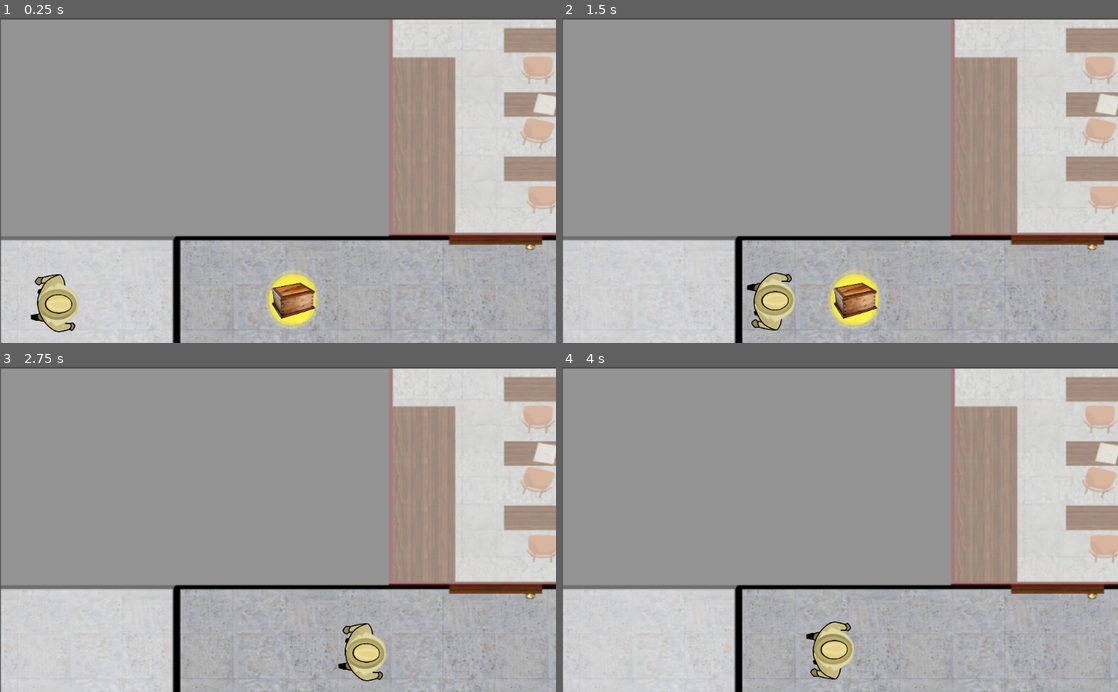
Above: before the commit, frames 1-4 (two rows, left to right).
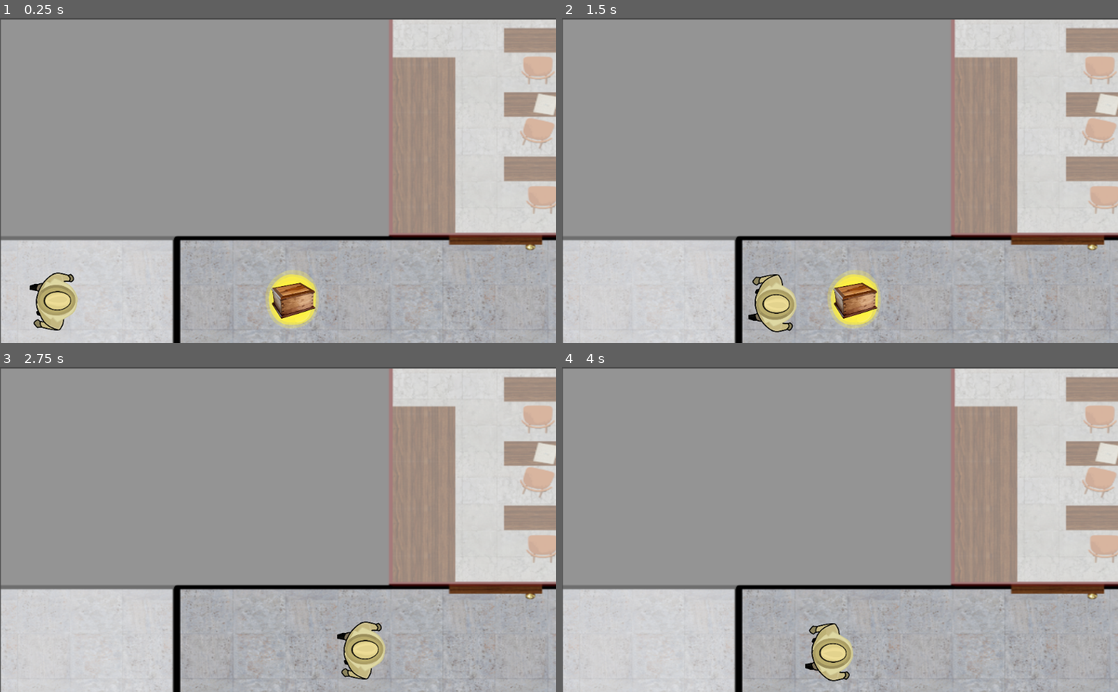
Above: after the commit, the same moments.

Repository: CSDTs/Darwin-Game
Game: Godot game, scene res://Level1.tscn
Two runs of this game, one before a commit and one after it. Both use one fixed random seed, a clock stepped at 60 frames per second and the inputs below. This scene is started directly instead of the project's main scene.
Inputs (mouse positions are in pixels of both pictures, inside the frame that each line leads up to):
- Up to frame 1 (0.25 s): no input
- Up to frame 2 (1.5 s): move the mouse to (962, 164) at 0.52 s; hold D (right) 0.53-1.25 s; click (962, 164) at 0.67 s; drag from (728, 196) to (856, 304) at 1.27 s
- Up to frame 3 (2.75 s): move the mouse to (333, 458) at 2.02 s; hold D (right) from 2.03 s (still down)
- Up to frame 4 (4 s): release D (right) at 2.75 s; drag from (812, 594) to (673, 480) at 2.77 s; tap Enter at 3.5 s; move the mouse to (1006, 578) at 3.52 s; hold A (left) from 3.53 s (still down)

The runs differ from the first frame. In frame 1, 0.8% of the frame differs, in the area x 5-15%, y 78-97%; in frame 2, 0.8%; in frame 3, 0.8%; in frame 4, 0.8%.

Commit message:
Updates with walking, collisions, and level environments

Diff:
--- a/Assets/Icons and things/glow/glow.gd
+++ b/Assets/Icons and things/glow/glow.gd
@@ -15,15 +15,18 @@
 
 
 
-func _on_Player_hit():
-	hide()
-	itemsl1.visible = true # Replace with function body.
+func _on_glow_body_entered(body):
+	if body.name == "Player":
+		hide()
+		itemsl1.visible = true # Replace with function body.
 
-func _on_Player_hitl22():
-	hide()
+func _on_box2_body_entered(body):
+	if body.name == "Player":
+		hide()
 	#itemsl2.visible = true
 
 
-func _on_Player_hitl2():
-	hide()
-	itemsl2.visible = true  # Replace with function body.
+func _on_box1_body_entered(body):
+	if body.name == "Player":
+		hide()
+	#itemsl2.visible = true  # Replace with function body.
--- a/Globals.gd
+++ b/Globals.gd
@@ -13,5 +13,5 @@
 func load_new_scene(new_scene_path):
 	get_tree().change_scene(new_scene_path)
 # Called every frame. 'delta' is the elapsed time since the previous frame.
-#func _process(delta):
+
 #	pass
--- a/Level1.tscn
+++ b/Level1.tscn
@@ -1,14 +1,17 @@
-[gd_scene load_steps=7 format=2]
+[gd_scene load_steps=10 format=2]
 
 [ext_resource path="res://Player/Player.tscn" type="PackedScene" id=1]
 [ext_resource path="res://Assets/Backgrounds/hallway_background-04.png" type="Texture" id=2]
 [ext_resource path="res://Assets/Icons and things/glow/glow.tscn" type="PackedScene" id=3]
 [ext_resource path="res://Assets/Icons and things/glow/glow.gd" type="Script" id=4]
+[ext_resource path="res://Assets/Icons and things/portrait.png" type="Texture" id=5]
+[ext_resource path="res://Assets/Icons and things/bone (1).png" type="Texture" id=6]
+[ext_resource path="res://Assets/Icons and things/rock.png" type="Texture" id=7]
 
-[sub_resource type="RectangleShape2D" id=1]
-extents = Vector2( 42.2601, 10 )
+[sub_resource type="RectangleShape2D" id=2]
+extents = Vector2( 487.139, 10 )
 
-[sub_resource type="StyleBoxFlat" id=2]
+[sub_resource type="StyleBoxFlat" id=1]
 bg_color = Color( 0.6, 0.6, 0.521569, 1 )
 
 [node name="Node2D" type="Node2D"]
@@ -18,11 +21,19 @@
 scale = Vector2( 1.99305, 1.50783 )
 texture = ExtResource( 2 )
 
-[node name="Area2D" type="Area2D" parent="hallway_background-04"]
+[node name="StaticBody2D" type="StaticBody2D" parent="hallway_background-04"]
+position = Vector2( -483.762, -361.765 )
+scale = Vector2( 0.501744, 0.663205 )
 
-[node name="CollisionShape2D" type="CollisionShape2D" parent="hallway_background-04/Area2D"]
-position = Vector2( -192.828, 72.1628 )
-shape = SubResource( 1 )
+[node name="CollisionShape2D" type="CollisionShape2D" parent="hallway_background-04/StaticBody2D"]
+position = Vector2( 959.749, 667.759 )
+scale = Vector2( 1.99305, 1.50783 )
+shape = SubResource( 2 )
+
+[node name="CollisionShape2D2" type="CollisionShape2D" parent="hallway_background-04/StaticBody2D"]
+position = Vector2( 959.749, 410.759 )
+scale = Vector2( 1.99305, 1.50783 )
+shape = SubResource( 2 )
 
 [node name="Player" parent="." instance=ExtResource( 1 )]
 position = Vector2( 104.857, 524.973 )
@@ -36,13 +47,27 @@
 
 [node name="Items_Level1" type="Panel" parent="glow"]
 visible = false
-margin_left = -469.804
-margin_top = -966.217
-margin_right = 3304.2
-margin_bottom = 1211.78
-custom_styles/panel = SubResource( 2 )
+margin_left = -1548.0
+margin_top = -1566.0
+margin_right = 4309.0
+margin_bottom = 1581.0
+custom_styles/panel = SubResource( 1 )
 __meta__ = {
 "_edit_use_anchors_": false
 }
-[connection signal="hit" from="Player" to="glow" method="_on_Player_hit"]
-[connection signal="body_entered" from="glow" to="Player" method="_on_glow_body_entered"]
+
+[node name="Sprite" type="Sprite" parent="glow/Items_Level1"]
+position = Vector2( 3096.77, 333.818 )
+scale = Vector2( 4.80089, 7.66624 )
+texture = ExtResource( 6 )
+
+[node name="Sprite2" type="Sprite" parent="glow/Items_Level1"]
+position = Vector2( 1367.99, 2097.37 )
+scale = Vector2( 4.53494, 4.59185 )
+texture = ExtResource( 5 )
+
+[node name="rock" type="Sprite" parent="glow/Items_Level1"]
+position = Vector2( 4267.45, 2153.09 )
+scale = Vector2( 5.4156, 5.69996 )
+texture = ExtResource( 7 )
+[connection signal="body_entered" from="glow" to="glow" method="_on_glow_body_entered"]
--- a/Level2.tscn
+++ b/Level2.tscn
@@ -1,9 +1,20 @@
-[gd_scene load_steps=5 format=2]
+[gd_scene load_steps=9 format=2]
 
 [ext_resource path="res://Player/Player.tscn" type="PackedScene" id=1]
 [ext_resource path="res://Assets/Icons and things/glow/glow.tscn" type="PackedScene" id=2]
 [ext_resource path="res://Assets/Backgrounds/wedgwood_house_map_floor.png" type="Texture" id=3]
 [ext_resource path="res://Assets/Icons and things/glow/glow.gd" type="Script" id=4]
+[ext_resource path="res://Assets/NPCs/Josiah_Wedgewood_Sprite-01.png" type="Texture" id=5]
+
+[sub_resource type="RectangleShape2D" id=1]
+extents = Vector2( 233.226, 10 )
+
+[sub_resource type="RectangleShape2D" id=2]
+extents = Vector2( 25.8068, 15.1196 )
+
+[sub_resource type="CapsuleShape2D" id=3]
+radius = 52.2208
+height = 44.2891
 
 [node name="Node2D" type="Node2D"]
 
@@ -11,6 +22,32 @@
 position = Vector2( 995.386, 523.701 )
 scale = Vector2( 4.31354, 3.40513 )
 texture = ExtResource( 3 )
+
+[node name="StaticBody2D" type="StaticBody2D" parent="wedgwood_house_map_floor"]
+
+[node name="CollisionShape2D" type="CollisionShape2D" parent="wedgwood_house_map_floor/StaticBody2D"]
+position = Vector2( 0.389908, -112.609 )
+shape = SubResource( 1 )
+
+[node name="CollisionShape2D2" type="CollisionShape2D" parent="wedgwood_house_map_floor/StaticBody2D"]
+position = Vector2( 0.389908, 113.814 )
+shape = SubResource( 1 )
+
+[node name="CollisionShape2D3" type="CollisionShape2D" parent="wedgwood_house_map_floor/StaticBody2D"]
+position = Vector2( -125.544, -88.0076 )
+shape = SubResource( 2 )
+
+[node name="CollisionShape2D4" type="CollisionShape2D" parent="wedgwood_house_map_floor/StaticBody2D"]
+position = Vector2( 125.965, -88.0076 )
+shape = SubResource( 2 )
+
+[node name="CollisionShape2D5" type="CollisionShape2D" parent="wedgwood_house_map_floor/StaticBody2D"]
+position = Vector2( -125.122, 90.2901 )
+shape = SubResource( 2 )
+
+[node name="CollisionShape2D6" type="CollisionShape2D" parent="wedgwood_house_map_floor/StaticBody2D"]
+position = Vector2( 125.965, 90.2901 )
+shape = SubResource( 2 )
 
 [node name="Player" parent="." instance=ExtResource( 1 )]
 position = Vector2( 127.797, 526.444 )
@@ -36,7 +73,17 @@
 __meta__ = {
 "_edit_use_anchors_": false
 }
-[connection signal="hit" from="Player" to="box2" method="_on_Player_hitl22"]
-[connection signal="hit" from="Player" to="box1" method="_on_Player_hitl2"]
-[connection signal="body_entered" from="box2" to="Player" method="_on_box2_body_entered"]
-[connection signal="body_entered" from="box1" to="Player" method="_on_box1_body_entered"]
+
+[node name="Area2D" type="Area2D" parent="."]
+
+[node name="Josiah_Wedgewood_Sprite-01" type="Sprite" parent="Area2D"]
+position = Vector2( 1821.47, 531.92 )
+rotation = -1.5708
+scale = Vector2( 0.340422, 0.40203 )
+texture = ExtResource( 5 )
+
+[node name="CollisionShape2D" type="CollisionShape2D" parent="Area2D"]
+position = Vector2( 1829.79, 529.764 )
+shape = SubResource( 3 )
+[connection signal="body_entered" from="box2" to="box2" method="_on_box2_body_entered"]
+[connection signal="body_entered" from="box1" to="box1" method="_on_box1_body_entered"]
--- a/Level3.tscn
+++ b/Level3.tscn
@@ -1,9 +1,13 @@
-[gd_scene load_steps=5 format=2]
+[gd_scene load_steps=7 format=2]
 
 [ext_resource path="res://Assets/Backgrounds/beagle.png" type="Texture" id=1]
 [ext_resource path="res://Assets/Icons and things/glow/glow.tscn" type="PackedScene" id=2]
 [ext_resource path="res://Player/Player.tscn" type="PackedScene" id=3]
 [ext_resource path="res://Assets/Icons and things/glow/glow.gd" type="Script" id=4]
+[ext_resource path="res://Assets/NPCs/Captain_top.png" type="Texture" id=5]
+
+[sub_resource type="CapsuleShape2D" id=1]
+radius = 59.563
 
 [node name="Node2D" type="Node2D"]
 
@@ -15,6 +19,7 @@
 [node name="glow2" parent="." instance=ExtResource( 2 )]
 position = Vector2( 996.286, 768.801 )
 scale = Vector2( 0.3, 0.3 )
+script = ExtResource( 4 )
 
 [node name="glow" parent="." instance=ExtResource( 2 )]
 position = Vector2( 536.585, 383.115 )
@@ -25,3 +30,20 @@
 position = Vector2( 207.042, 536.686 )
 rotation = 1.5708
 scale = Vector2( 0.23, 0.23 )
+
+[node name="StaticBody2D" type="StaticBody2D" parent="."]
+
+[node name="CollisionPolygon2D" type="CollisionPolygon2D" parent="StaticBody2D"]
+polygon = PoolVector2Array( 63.3385, 333.46, 454.102, 182.441, 1118.59, 93.7166, 1313.03, 105.043, 1501.8, 176.777, 1630.17, 278.716, 1705.68, 390.093, 1902, 548.664, 1686.8, 711.01, 1603.74, 831.826, 1464.05, 937.539, 1267.72, 997.947, 967.569, 980.958, 388.031, 884.683, 70.8895, 771.418, 67.114, 352.338, 25.5836, 358.001, 4.81839, 801.622, 480.531, 1114.99, 1686.8, 973.407, 1935.98, 548.664, 1358.33, -4.44624, 554.153, -8.22174, 269.103, 99.3799 )
+
+[node name="Area2D" type="Area2D" parent="."]
+
+[node name="Sprite" type="Sprite" parent="Area2D"]
+position = Vector2( 1608.36, 533.289 )
+rotation = 4.71239
+scale = Vector2( 0.300944, 0.402214 )
+texture = ExtResource( 5 )
+
+[node name="CollisionShape2D" type="CollisionShape2D" parent="Area2D"]
+position = Vector2( 1606.47, 539.896 )
+shape = SubResource( 1 )
--- a/Main Menu/Main_Menu.tscn
+++ b/Main Menu/Main_Menu.tscn
@@ -46,8 +46,8 @@
 }
 
 [node name="Title_Screen" type="Sprite" parent="Start_Menu"]
-position = Vector2( 980.004, 541.58 )
-scale = Vector2( 1.80765, 1.51369 )
+position = Vector2( 976.641, 541.58 )
+scale = Vector2( 1.81291, 1.51369 )
 texture = ExtResource( 3 )
 
 [node name="Button_CSDT" type="Button" parent="Start_Menu"]
--- a/Player/Player.gd
+++ b/Player/Player.gd
@@ -10,6 +10,8 @@
 func _ready():
 	screen_size = get_viewport_rect().size
 
+func _process(delta):
+	screen_size = get_viewport_rect().size
 
 func get_input():
 	velocity = Vector2()
@@ -42,16 +44,16 @@
 		$AnimatedSprite.flip_v = velocity.y > 0
 
 
-func _on_glow_body_entered(body):
-	emit_signal("hit")
-	$CollisionShape2D.set_deferred("disabled", true) # Replace with function body.
-
-
-func _on_box1_body_entered(body):
-	emit_signal("hitl2")
-	$CollisionShape2D.set_deferred("disabled", true)
-
-
-func _on_box2_body_entered(body):
-	emit_signal("hitl22")
-	$CollisionShape2D.set_deferred("disabled", true)
+#func _on_glow_body_entered(body):
+#	emit_signal("hit")
+#	$CollisionShape2D.set_deferred("disabled", true) # Replace with function body.
+#
+#
+#func _on_box1_body_entered(body):
+#	emit_signal("hitl2")
+#	$CollisionShape2D.set_deferred("disabled", true)
+#
+#
+#func _on_box2_body_entered(body):
+#	emit_signal("hitl22")
+#	$CollisionShape2D.set_deferred("disabled", true)
--- a/Player/Player.tscn
+++ b/Player/Player.tscn
@@ -27,6 +27,7 @@
 scale = Vector2( 1.60692, 1.67807 )
 frames = SubResource( 1 )
 animation = "walk"
+frame = 1
 playing = true
 
 [node name="CollisionShape2D" type="CollisionShape2D" parent="."]
--- a/project.godot
+++ b/project.godot
@@ -25,10 +25,6 @@
 UserData="*res://addons/github-integration/scripts/user_data.gd"
 IconLoaderGithub="*res://addons/github-integration/scripts/IconLoaderGithub.gd"
 RestHandler="*res://addons/github-integration/scripts/RestHandler.gd"
-
-[display]
-
-window/size/fullscreen=true
 
 [editor_plugins]
 
